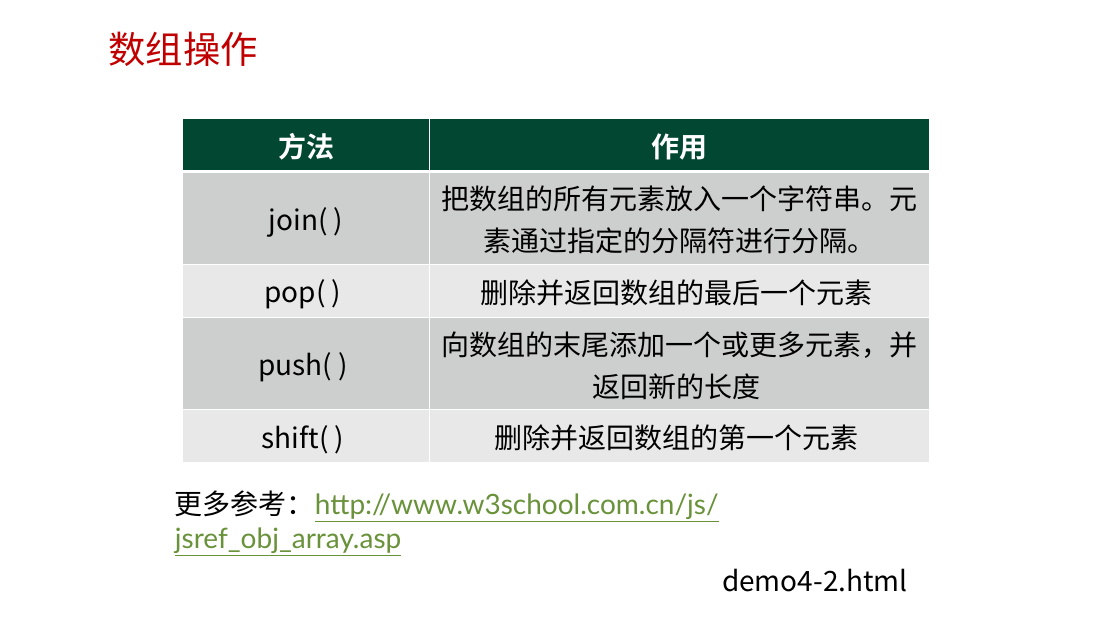
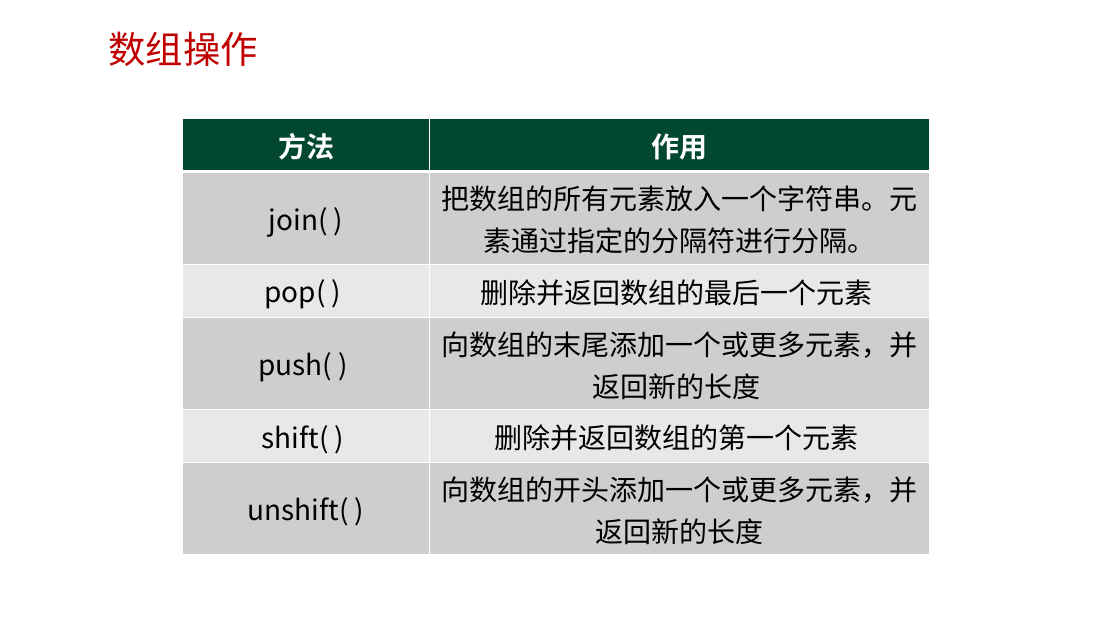
Before and after one commit to edu2act/course-web2, a slide deck: slide 16 of materials/slides/第四章 字符串和数组.pptx (slide 15 before the commit). Drawn at 1120x630 pixels with LibreOffice and Linux fonts; fonts in the diff are those of the drawing; background and template pictures are left out. Boxes give left, top, right and bottom in pixels: in the first picture for what was removed or moved away, otherwise in the second. Text is boxed around its words. In the diff, an @@ line names an element or a change of style, - is before the commit and + after.

```diff
--- a/materials/slides/第四章 字符串和数组.pptx
+++ b/materials/slides/第四章 字符串和数组.pptx
@@ table at [183, 118, 930, 555] @@
+row 6: unshift( ) | 向数组的开头添加一个或更多元素，并返回新的长度
@@ text removed at [175, 490, 719, 553] @@
-更多参考：http://www.w3school.com.cn/js/jsref_obj_array.asp
@@ text removed at [722, 568, 908, 592] @@
-demo4-2.html
```
Also in this commit, not shown: 3 other slides changed, 2 slides added, 3 other files.
